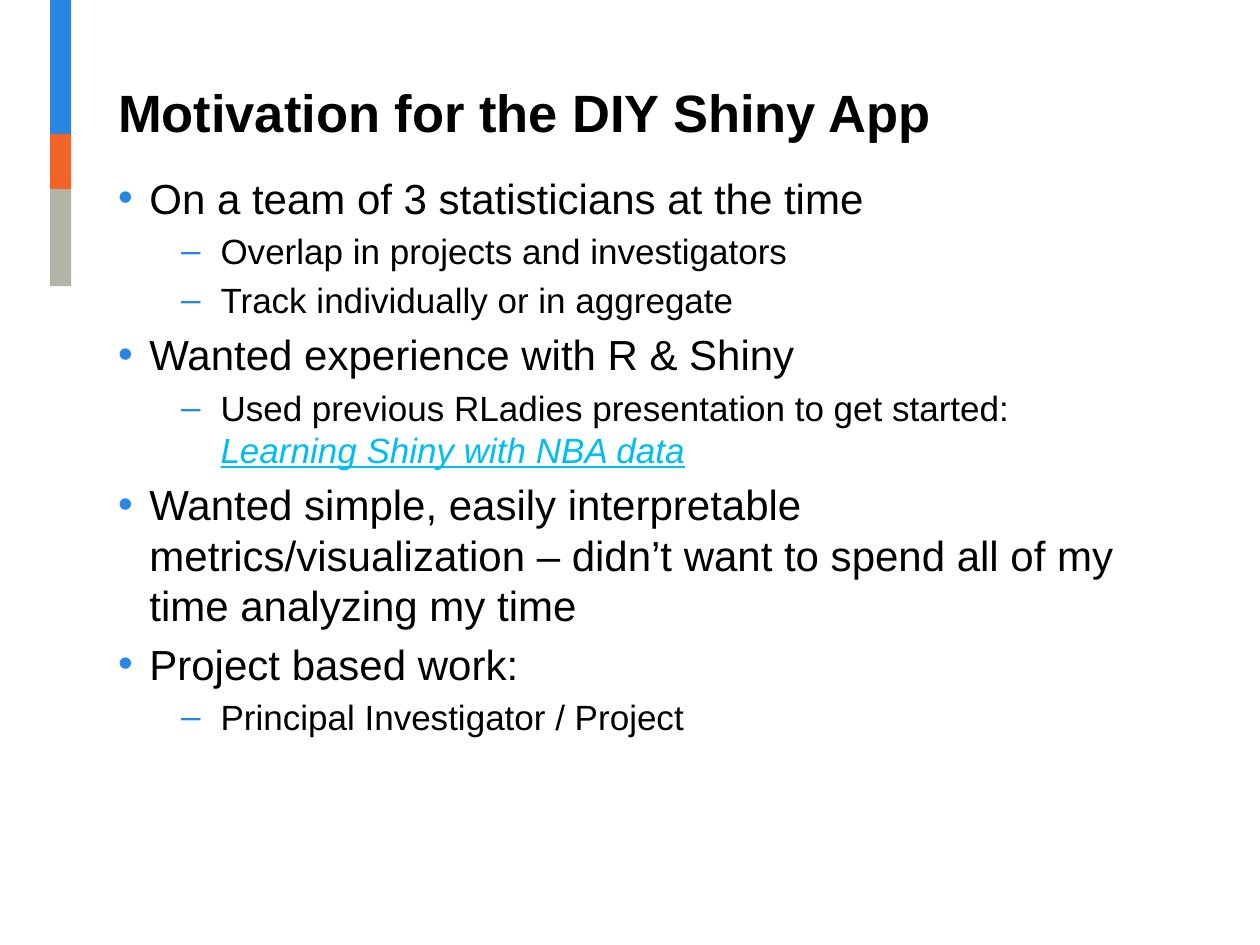
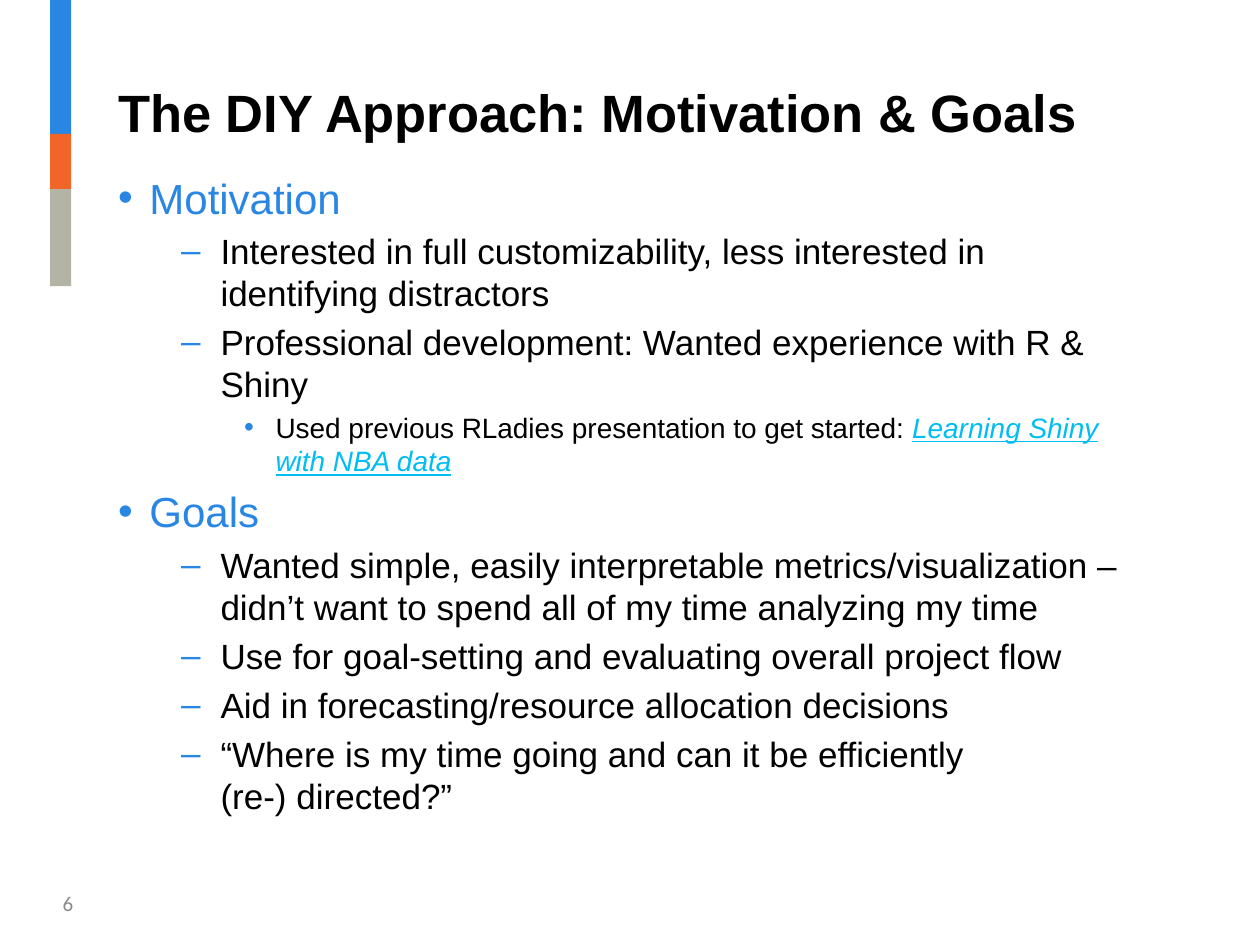
Before and after one commit to jalavery/timetrackR, a slide deck: slide 6 of RLadies timetrackR Presentation.pptx (slide 5 before the commit). Drawn at 1260x945 pixels with LibreOffice and Linux fonts; fonts in the diff are those of the drawing; background and template pictures are left out. Boxes give left, top, right and bottom in pixels: in the first picture for what was removed or moved away, otherwise in the second. Text is boxed around its words. In the diff, an @@ line names an element or a change of style, - is before the commit and + after.

Commit message:
clean up project folder

```diff
--- a/RLadies timetrackR Presentation.pptx
+++ b/RLadies timetrackR Presentation.pptx
@@ title at [118,94,1077,143]: text changed @@
-Motivation for the DIY Shiny App
+The DIY Approach: Motivation & Goals
@@ text at [149,183,1050,404]: text changed @@
-• On a team of 3 statisticians at the time
-  – Overlap in projects and investigators
-  – Track individually or in aggregate
-• Wanted experience with R & Shiny
+• Motivation
+  – Interested in full customizability, less interested in identifying distractors
+  – Professional development: Wanted experience with R & Shiny
@@ text at [220,417,1099,626]: size 20 to 16 pt in "Used previous RLadies presentation to get started: ..."; size 24 to 20 pt in "Wanted simple, easily interpretable metrics/visualization –  ..."; bullet – to •; list level 2 to 3 in "Used previous RLadies presentation to ..."; bullet • to –; list level 1 to 2 in "Wanted simple, easily interpretable metrics/visualization ..." @@
@@ text at [149,496,259,528]: paragraph added @@
+• Goals
@@ text at [220,643,1061,773]: text changed @@
-• Project based work:
-  – Principal Investigator / Project
+  – Use for goal-setting and evaluating overall project flow
+  – Aid in forecasting/resource allocation decisions
+  – “Where is my time going and can it be efficiently
+    (re-) directed?”
@@ page number added at [63,897,74,911], 12 pt, text #8C8C8C @@
+6
```
Also in this commit, not shown: 26 other slides changed, 7 slides added, 10 slides removed, 13 other files.
